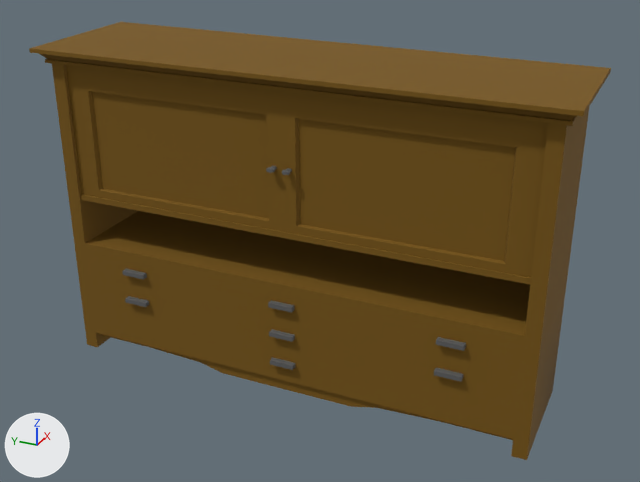
One commit to the FBX model Ripple Effect/Assets/Resources/Models/RoomModels/RE_RLivingLTable.FBX: the scene before it, then after it.
The view is the same before and after, from a camera (50 mm lens) standing at (-3.14, -1.47, 2.22) and looking at (-0.01, -0.06, 0.65). Lighting does not change. The marker at lower left points along +X, +Y and +Z. Where no turn or scale is listed for an object, it has been applied to the vertices.

In view in the first picture: 'RE_RLivingLTable'.
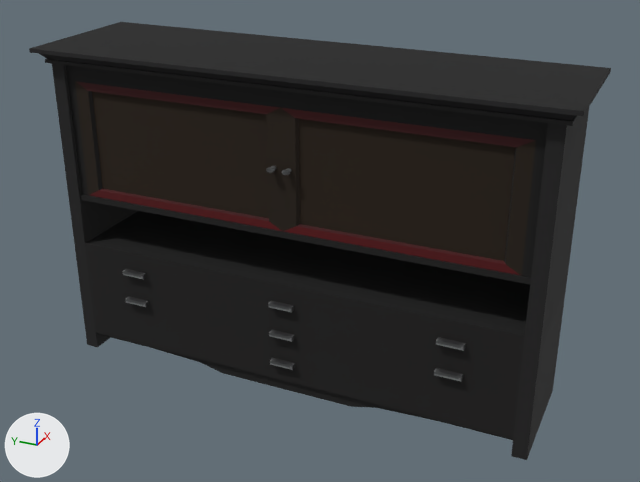
Where the change shows, as pixel boxes [x1, y1, x2, y2] in the pictures (640 x 482 px):
'RE_RLivingLTable', surface changed (brown to black)
    both: [29, 22, 611, 460]

The edits, one by one:
Picture 'Albedo_Wood.png' (img_albedo_wood_png) is new.
In material 'Wood' (mat_wood), base_color is no longer (0.184, 0.0902, 0.0), dark yellow #775500.
In material 'Wood' (mat_wood), texture is now set to img_albedo_wood_png, with its transparency.
